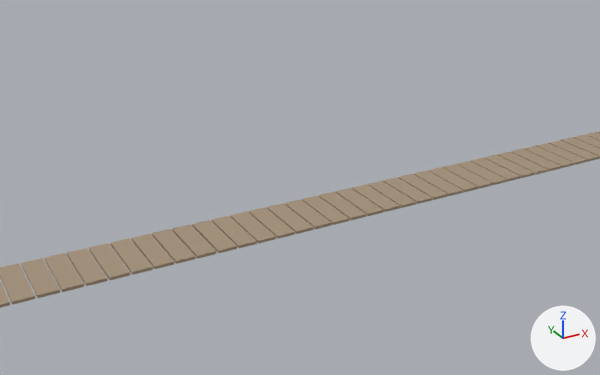
A saved change to the glTF model public/ocean/assets/boardwalk.glb.
Before and after are seen from a camera (50 mm lens) standing at (-10.65, -13.73, 8.69) and looking at (-2.39, 1.29, 1.18). Every picture has the same lights, and +X, +Y and +Z are marked at lower right. Where no turn or scale is listed for an object, it has been applied to the vertices.

In view in the first picture: 'Board_Walk_geo_lambert22_0'.
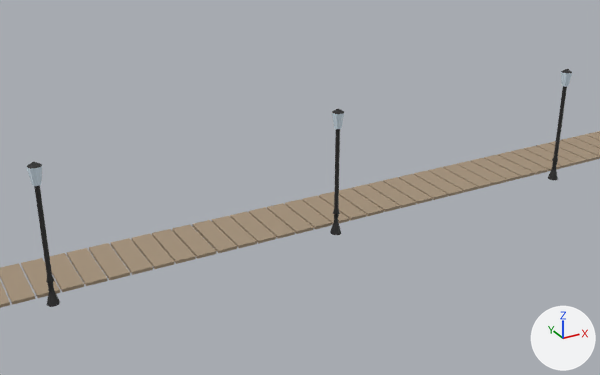
Boxes (x1, y1, x2, y2) around the edits, measured in the pictures (600 x 375 px):
'Light_Post_geo_010_Light_Post_Material_0', added (black)
    after: (27, 162, 60, 307)
'Light_Post_geo_01_Light_Post_Material_0', added
    after: (330, 109, 344, 235)
'Light_Post_geo_06_Light_Post_Material_0', added
    after: (548, 69, 573, 180)

What changed in the scene script:
```text
Add img_image_0:
    img_image_0 = load_image('Image_0', '_unpacked/Image_0', 1024, 1024, 'sRGB')
Add mat_light_post_material_002:
    mat_light_post_material_002 = principled_material('Light_Post_Material.002')
    mat_light_post_material_002.texture = img_image_0
    mat_light_post_material_002.roughness = 0.6
Add mat_light_post_material_001:
    mat_light_post_material_001 = principled_material('Light_Post_Material.001')
    mat_light_post_material_001.texture = img_image_0
    mat_light_post_material_001.roughness = 0.6
Add mat_light_post_material:
    mat_light_post_material = principled_material('Light_Post_Material')
    mat_light_post_material.texture = img_image_0
    mat_light_post_material.roughness = 0.6
Add me_mesh_2:
    me_mesh_2.from_pydata(...)  # 130 vertices, 256 faces; spans x -0.14..0.14, y -0.14..0.14, z -0.05..2.96
    me_mesh_2.materials.append(mat_light_post_material_002)  # picture img_image_0
Add me_mesh_1:
    me_mesh_1.from_pydata(...)  # 130 vertices, 256 faces; spans x -0.14..0.14, y -0.14..0.14, z -0.05..2.96
    me_mesh_1.materials.append(mat_light_post_material_001)  # picture img_image_0
Add me_mesh_0_1:
    me_mesh_0_1.from_pydata(...)  # 130 vertices, 256 faces; spans x -0.14..0.14, y -0.14..0.14, z -0.05..2.96
    me_mesh_0_1.materials.append(mat_light_post_material)  # picture img_image_0
Add ob_light_post_geo_010_light_post_material_0:
    ob_light_post_geo_010_light_post_material_0 = bpy.data.objects.new('Light_Post_geo_010_Light_Post_Material_0', me_mesh_2)
    ob_light_post_geo_010_light_post_material_0.location = (-8.1, 1.0, 0.05)
Add ob_light_post_geo_01_light_post_material_0:
    ob_light_post_geo_01_light_post_material_0 = bpy.data.objects.new('Light_Post_geo_01_Light_Post_Material_0', me_mesh_1)
    ob_light_post_geo_01_light_post_material_0.location = (-1.62, 0.96, 0.05)
Add ob_light_post_geo_06_light_post_material_0:
    ob_light_post_geo_06_light_post_material_0 = bpy.data.objects.new('Light_Post_geo_06_Light_Post_Material_0', me_mesh_0_1)
    ob_light_post_geo_06_light_post_material_0.location = (5.09, 0.92, 0.05)
```
